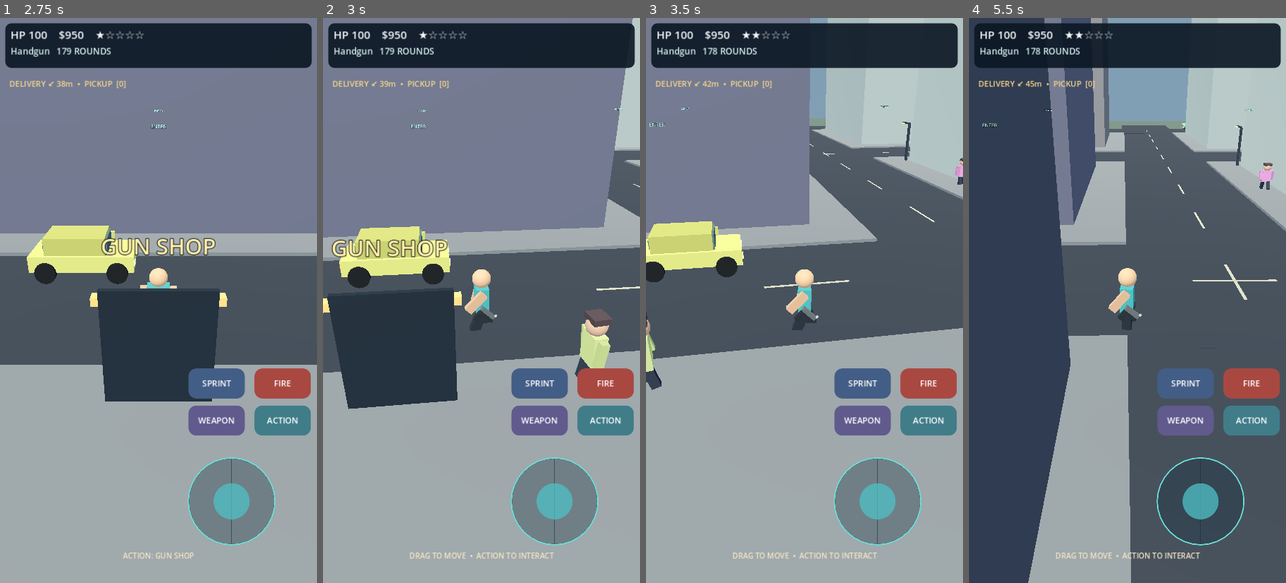
Above: before the commit, frames 1-4 (left to right).
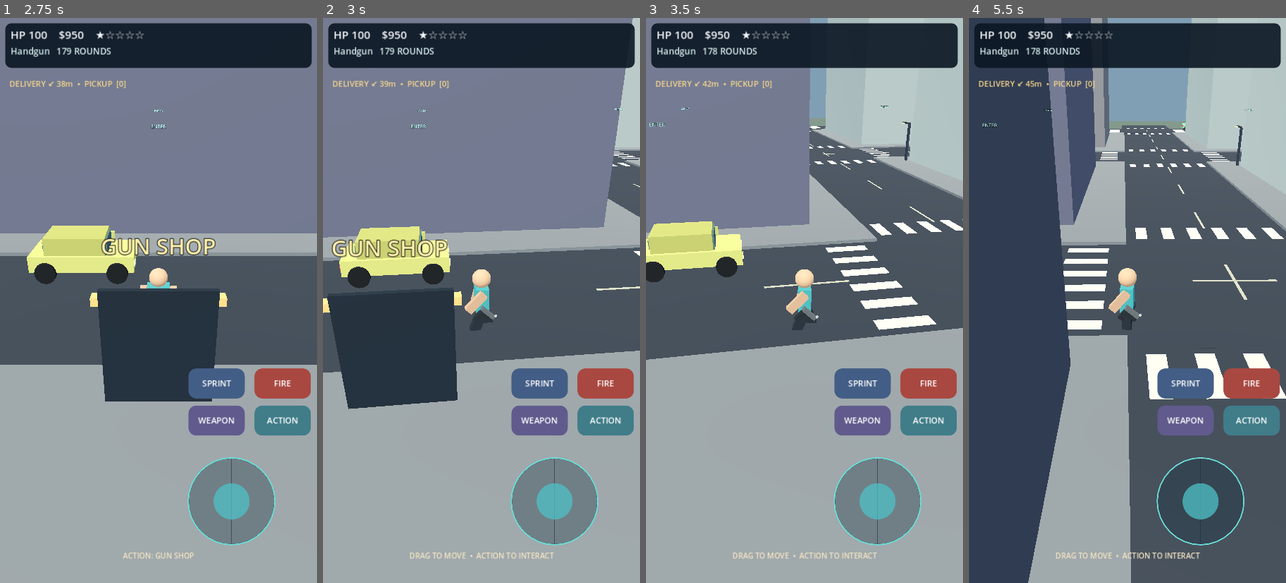
Above: after the commit, the same moments.

Repository: shejklgaia-png/Gt_a_like_game
Game: Godot game, scene res://scenes/main.tscn
Two runs of this game, one before a commit and one after it. Both use one fixed random seed, a clock stepped at 60 frames per second and the inputs below.
Inputs (mouse positions are in pixels of both pictures, inside the frame that each line leads up to):
- Up to frame 1 (2.75 s): click "FIRE" at 0.5 s; click "ACTION" at 1.25 s; click "SPRINT" at 2 s
- Up to frame 2 (3 s): tap Enter at 2.75 s; move the mouse to (551, 272) at 2.77 s; hold D from 2.78 s (still down); hold Shift from 2.78 s (still down); click (551, 272) at 2.92 s
- Up to frame 3 (3.5 s): keep holding D; keep holding Shift; tap Space at 3.02 s
- Up to frame 4 (5.5 s): release D at 3.5 s; release Shift at 3.5 s; drag from (1064, 328) to (1111, 413) at 3.52 s; move the mouse to (1159, 176) at 4.27 s; hold D 4.28-5 s; tap F at 4.35 s; drag from (1111, 413) to (1032, 215) at 5.02 s

Frame 1 is identical in both runs. In frame 2, 0.9% of the frame differs, in the area x 79-100%, y 23-64%; in frame 3, 1.9%; in frame 4, 2.6%, in the area x 29-100%, y 2-68%.

Commit message:
Place pedestrians only on sidewalk segments and paint marked zebra crossings

Diff:
--- a/scripts/city.gd
+++ b/scripts/city.gd
@@ -25,6 +25,7 @@
 		for k in range(-12, 13):
 			Shapes.box(self, Vector3(pos, 0.056, k * 9.0), Vector3(0.13, 0.015, 3.5), Color("#aab2a0"))
 			Shapes.box(self, Vector3(k * 9.0, 0.058, pos), Vector3(3.5, 0.015, 0.13), Color("#aab2a0"))
+	add_crosswalks()
 	for ix in range(-3, 3):
 		for iz in range(-3, 3):
 			create_building(ix, iz)
@@ -40,6 +41,19 @@
 	spawn_traffic()
 	spawn_civilians()
 	add_street_props()
+
+
+func add_crosswalks() -> void:
+	# Zebra stripes exactly aligned with the two sidewalk lines at every intersection.
+	for ix in range(-3, 4):
+		for iz in range(-3, 4):
+			var x := float(ix) * 36.0
+			var z := float(iz) * 36.0
+			for stripe in range(6):
+				var offset := float(stripe) * 1.45 - 3.65
+				for side in [-1.0, 1.0]:
+					Shapes.box(self, Vector3(x + side * 6.35, 0.073, z + offset), Vector3(2.0, 0.02, 0.6), Color("#e7ebdc"))
+					Shapes.box(self, Vector3(x + offset, 0.074, z + side * 6.35), Vector3(0.6, 0.02, 2.0), Color("#e7ebdc"))
 
 
 func create_building(ix: int, iz: int) -> void:
@@ -109,7 +123,8 @@
 func spawn_civilians() -> void:
 	for i in range(46):
 		var v := float(rng.randi_range(-3, 3)) * 36.0
-		var along := rng.randf_range(-109.0, 109.0)
+		var block := rng.randi_range(-3, 2)
+		var along := float(block) * 36.0 + rng.randf_range(8.5, 27.5)
 		var person: PocketActor = ActorScene.new()
 		var seed_number := rng.randi()
 		if i % 2 == 0:
